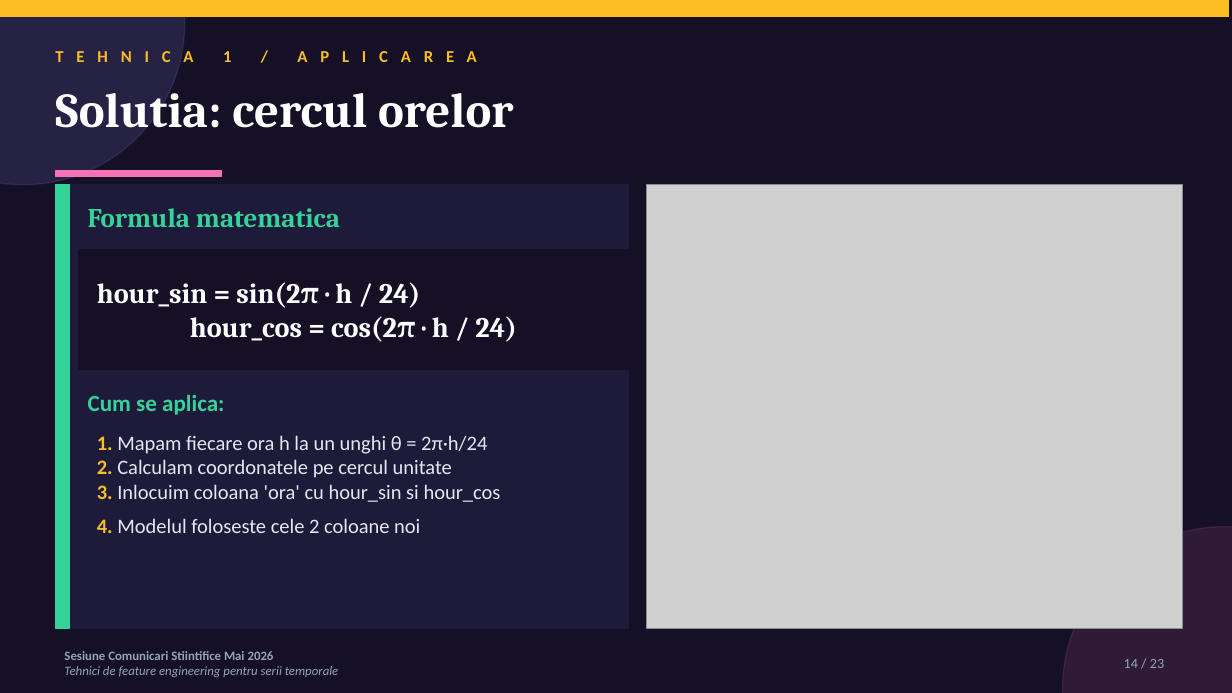
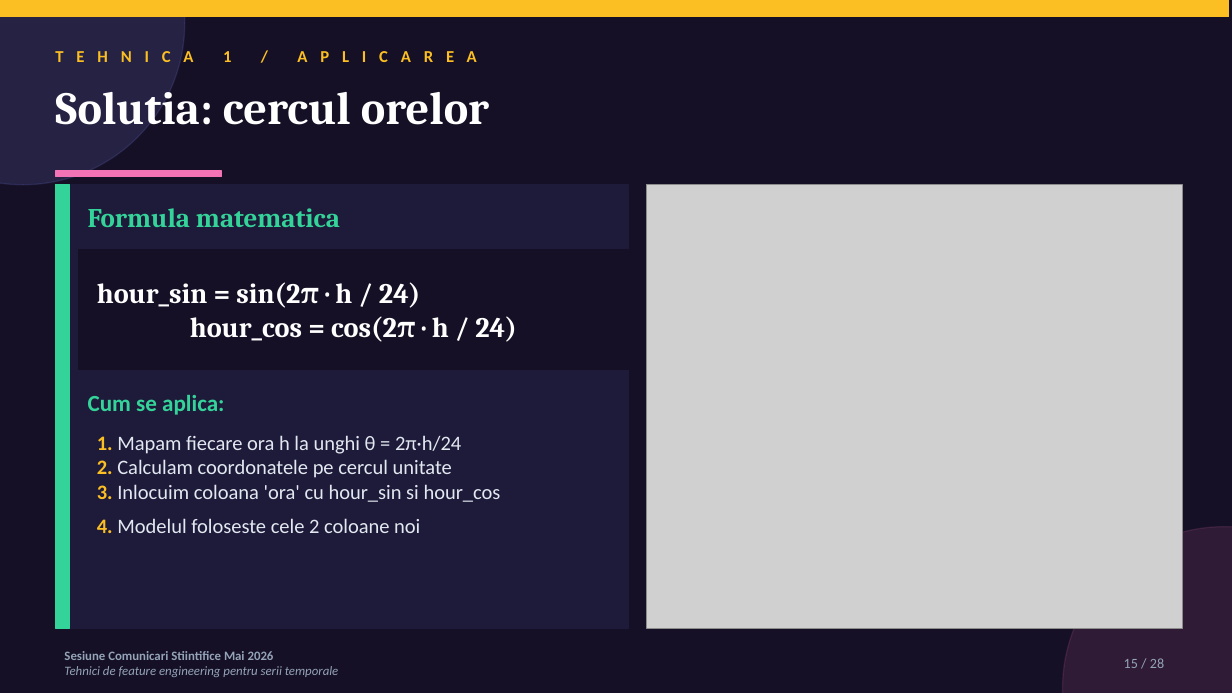
Before and after one commit to diana-nenu/Disertatie_AI_Platform, a slide deck: slide 15 of docs/SCSS/SCSS_FeatureEngineering_Diana_Nenu.pptx (slide 14 before the commit). Drawn at 1232x693 pixels with LibreOffice and Linux fonts; fonts in the diff are those of the drawing; grey boxes stand for pictures. Boxes give left, top, right and bottom in pixels: in the first picture for what was removed or moved away, otherwise in the second. Text is boxed around its words. In the diff, an @@ line names an element or a change of style, - is before the commit and + after.

```diff
--- a/docs/SCSS/SCSS_FeatureEngineering_Diana_Nenu.pptx
+++ b/docs/SCSS/SCSS_FeatureEngineering_Diana_Nenu.pptx
@@ text "Solutia: cercul orelor" at (55,92,489,125): size 38 to 36 pt @@
@@ text at (97,435,501,533): text changed @@
-1. Mapam fiecare ora h la un unghi θ = 2π·h/24
-2. Calculam coordonatele pe cercul unitate
-3. Inlocuim coloana 'ora' cu hour_sin si hour_cos
-4. Modelul foloseste cele 2 coloane noi
+1. Mapam fiecare ora h la unghi θ = 2π·h/24
+2. Calculam coordonatele pe cercul unitate
+3. Inlocuim coloana 'ora' cu hour_sin si hour_cos
+4. Modelul foloseste cele 2 coloane noi
@@ text at (1124,658,1164,668): text changed @@
-14 / 23
+15 / 28
```
Also in this commit, not shown: 17 other slides changed, 9 slides added, 4 slides removed, 4 other files.
